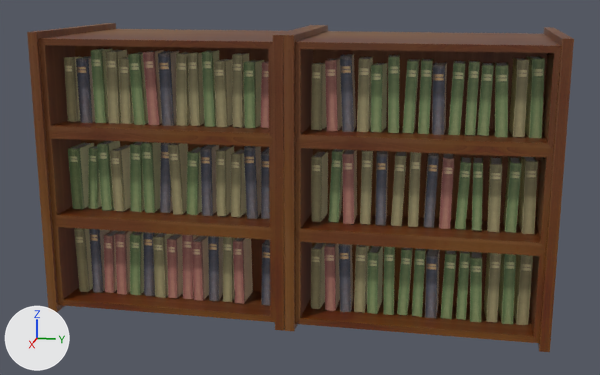
What one commit did to the Blender file Assets/Models/bookshelf.blend.
Camera for both pictures: a camera (50 mm lens) standing at (5.35, 1.05, 2.12) and looking at (0.03, -0.01, 0.79). The lights are fixed; the arrows at lower left show +X, +Y and +Z. The older version comes first.

In view in the first picture: 'Book.001', 'Book.002', 'Book.006', 'Book.007', 'Book.008', 'Book.012', 'Book.015', 'Book.016', 'Book.017', 'Shelf unit', 'Shelf unit.001'.
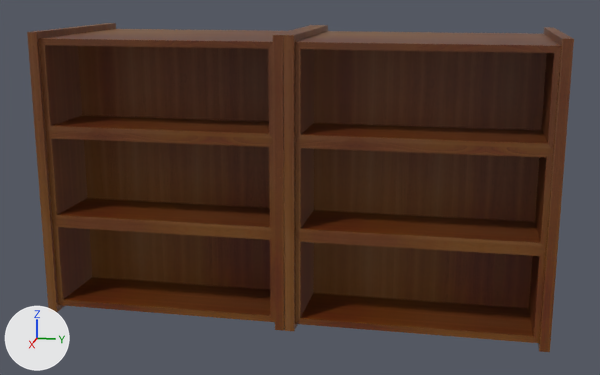
Location of each change, [x1, y1, x2, y2] in pixels of the pictures (600 x 375 px):
'Book.006', hidden
    before: [64, 48, 264, 128]
'Book.012', hidden
    before: [311, 53, 545, 138]
'Book.007', hidden
    before: [68, 141, 270, 219]
'Book.002', hidden
    before: [311, 243, 533, 325]
'Book.001', hidden
    before: [311, 149, 538, 234]
'Book.008', hidden
    before: [74, 228, 270, 305]
'Book.017', hidden (green)
    before: [477, 62, 494, 136]
'Book.015', hidden (brown)
    before: [104, 230, 119, 293]
'Book.016', hidden (brown)
    before: [261, 61, 269, 128]

The edits, one by one:
Object 'Book.012' (ob_book_012) is now hidden.
Object 'Book.001' (ob_book_001) is now hidden.
Object 'Book.002' (ob_book_002) is now hidden.
Object 'Book.006' (ob_book_006) is now hidden.
Object 'Book.007' (ob_book_007) is now hidden.
Object 'Book.008' (ob_book_008) is now hidden.
Object 'Book.015' (ob_book_015) is now hidden.
Object 'Book.016' (ob_book_016) is now hidden.
Object 'Book.017' (ob_book_017) is now hidden.
